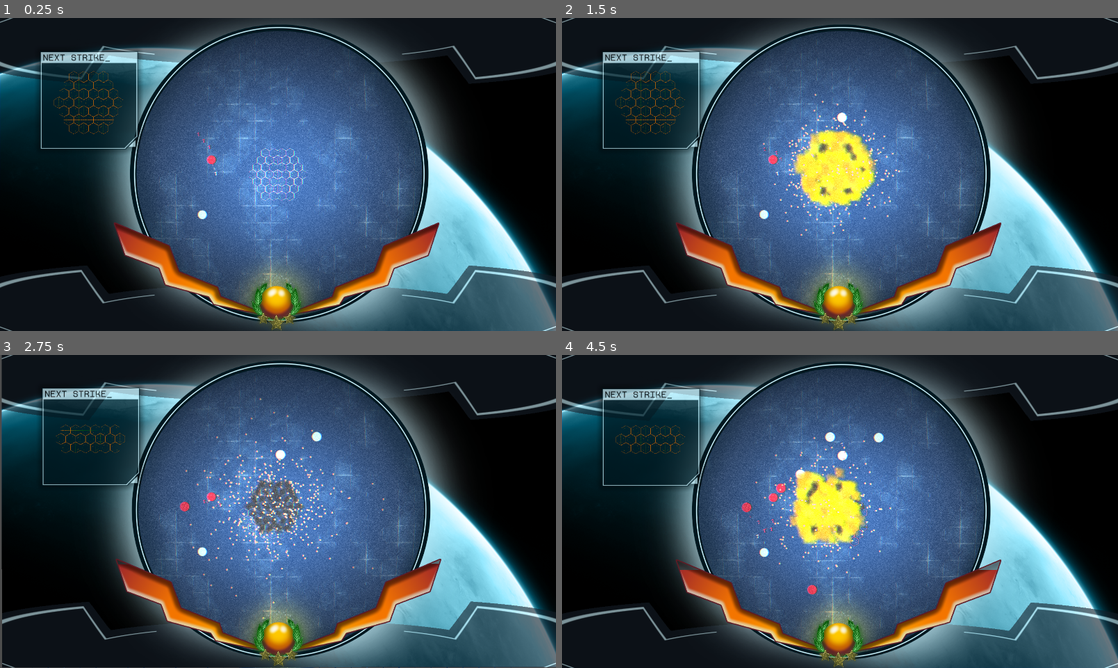
Above: before the commit, frames 1-4 (two rows, left to right).
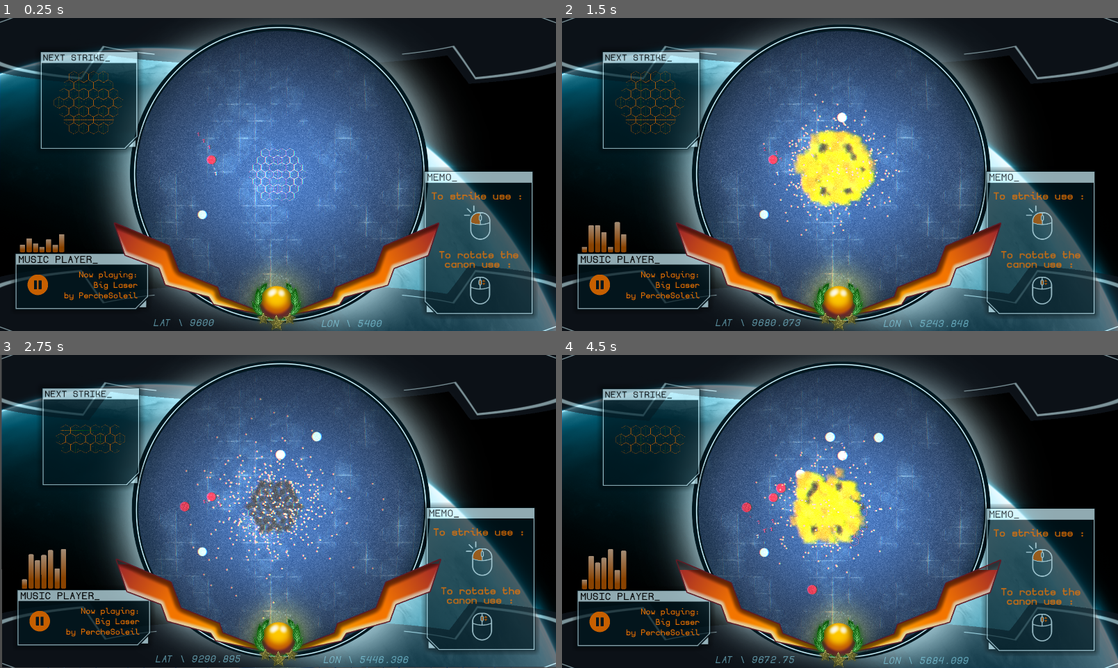
Above: after the commit, the same moments.

Repository: Rheyles/Semi-Surgical-Strike---GMTK2024
Game: Godot game, scene res://Scenes/Test/test.tscn
Two runs of this game, one before a commit and one after it. Both use one fixed random seed, a clock stepped at 60 frames per second and the inputs below.
Inputs (mouse positions are in pixels of both pictures, inside the frame that each line leads up to):
- Up to frame 1 (0.25 s): no input
- Up to frame 2 (1.5 s): click (840, 174) at 0.6 s; move the mouse to (845, 168) at 1.27 s; right-click (845, 168) at 1.35 s
- Up to frame 3 (2.75 s): move the mouse to (266, 514) at 2.02 s; tap Mouse wheel down (Rotate_Down) at 2.1 s
- Up to frame 4 (4.5 s): move the mouse to (817, 520) at 2.77 s; tap Mouse wheel up (Rotate_Up) at 2.85 s; move the mouse to (828, 511) at 3.52 s; click (828, 511) at 3.6 s; move the mouse to (845, 520) at 4.27 s; right-click (845, 520) at 4.35 s

The runs differ from the first frame. In frame 1, 9.7% of the frame differs, in the area x 2-97%, y 47-99%; in frame 2, 10%; in frame 3, 10%; in frame 4, 10%.

Commit message:
Add Music player Anim + Memo

Diff:
--- a/Scenes/Test/test.tscn
+++ b/Scenes/Test/test.tscn
@@ -14,14 +14,23 @@
 [ext_resource type="Texture2D" uid="uid://cusg415dvvmt2" path="res://Ressources/Sprites/light.png" id="5_kciau"]
 [ext_resource type="PackedScene" uid="uid://cm1q2e2ttawy8" path="res://Scenes/Next_pattern_visual/next_pattern_visual.tscn" id="6_6txui"]
 [ext_resource type="Shader" path="res://Scenes/battlefield/distortion.gdshader" id="11_ktirh"]
+[ext_resource type="Script" path="res://Scenes/UI/MainUI.gd" id="11_venl4"]
 [ext_resource type="Texture2D" uid="uid://degatmmhecwwu" path="res://Ressources/Sprites/Battleground/border.png" id="12_41m50"]
 [ext_resource type="Material" uid="uid://cwx8868onn75y" path="res://Scenes/battlefield/border.tres" id="12_48rm8"]
 [ext_resource type="Texture2D" uid="uid://d080xw08m1733" path="res://Ressources/Sprites/Battleground/preview.png" id="14_4w7y5"]
 [ext_resource type="Script" path="res://Scenes/UI/WinJauge.gd" id="17_asl76"]
 [ext_resource type="Texture2D" uid="uid://dx1bubblpaprp" path="res://Ressources/Sprites/Battleground/jauge_body.png" id="17_ifk1d"]
+[ext_resource type="Texture2D" uid="uid://byo108b83wae" path="res://Ressources/Sprites/Battleground/window.png" id="18_5ci8y"]
 [ext_resource type="Texture2D" uid="uid://c41ir3vdkv7er" path="res://Ressources/Sprites/Battleground/jauge_bck.png" id="18_jlxx0"]
 [ext_resource type="Texture2D" uid="uid://buu1cgllhowag" path="res://Ressources/Sprites/Battleground/jauge_fill.png" id="19_8pmpo"]
+[ext_resource type="FontFile" uid="uid://dn3uk4r35blam" path="res://Ressources/Fonts/BorgenBold.ttf" id="19_rggjf"]
+[ext_resource type="Texture2D" uid="uid://bxlada3plcdt3" path="res://Ressources/Sprites/UI/left_click.png" id="20_viy54"]
 [ext_resource type="AudioStream" uid="uid://cjoc0y3c52bgf" path="res://Ressources/Musics/game_jam_3.wav" id="21_l4803"]
+[ext_resource type="Texture2D" uid="uid://ltie3itbc25u" path="res://Ressources/Sprites/UI/molette.png" id="21_ylq0g"]
+[ext_resource type="Texture2D" uid="uid://cyqatjp5xws50" path="res://Ressources/Sprites/UI/190521.png" id="22_mqgrw"]
+[ext_resource type="Script" path="res://Scenes/UI/CanonCoord.gd" id="22_yk8t1"]
+[ext_resource type="FontFile" uid="uid://c8f0ndoan20ok" path="res://Ressources/Fonts/BorgenBoldOblique.ttf" id="23_1qr2o"]
+[ext_resource type="Texture2D" uid="uid://bntk58cqucmdh" path="res://Ressources/Sprites/UI/audio_bar.png" id="23_fiaqb"]
 
 [sub_resource type="NavigationPolygon" id="NavigationPolygon_ylkdq"]
 vertices = PackedVector2Array(282, -438, 489, -225, 512, 59, 426, 303, 176, 500, -176, 498, -447, 312, -533, -27, -439, -293, -244, -461, 15, -511)
@@ -75,6 +84,103 @@
 shader_parameter/scanlines_spacing = 1.0
 shader_parameter/noise_texture = SubResource("NoiseTexture2D_feloi")
 
+[sub_resource type="FontVariation" id="FontVariation_poo3n"]
+base_font = ExtResource("19_rggjf")
+
+[sub_resource type="Animation" id="Animation_gtf36"]
+resource_name = "idle"
+length = 1.8
+loop_mode = 1
+tracks/0/type = "value"
+tracks/0/imported = false
+tracks/0/enabled = true
+tracks/0/path = NodePath("AudioBar1:size")
+tracks/0/interp = 1
+tracks/0/loop_wrap = true
+tracks/0/keys = {
+"times": PackedFloat32Array(0, 0.4, 1),
+"transitions": PackedFloat32Array(1, 1, 1),
+"update": 0,
+"values": [Vector2(18.33, 10), Vector2(18.33, 100), Vector2(18.33, 141)]
+}
+tracks/1/type = "value"
+tracks/1/imported = false
+tracks/1/enabled = true
+tracks/1/path = NodePath("AudioBar2:size")
+tracks/1/interp = 1
+tracks/1/loop_wrap = true
+tracks/1/keys = {
+"times": PackedFloat32Array(0, 1.5, 1.6, 1.7),
+"transitions": PackedFloat32Array(1, 1, 1, 1),
+"update": 0,
+"values": [Vector2(18.33, 10), Vector2(18.33, 105), Vector2(18.33, 141), Vector2(18.33, 105.603)]
+}
+tracks/2/type = "value"
+tracks/2/imported = false
+tracks/2/enabled = true
+tracks/2/path = NodePath("AudioBar3:size")
+tracks/2/interp = 1
+tracks/2/loop_wrap = true
+tracks/2/keys = {
+"times": PackedFloat32Array(0, 0.9, 1.4),
+"transitions": PackedFloat32Array(1, 1, 1),
+"update": 0,
+"values": [Vector2(18.33, 10), Vector2(18.33, 141), Vector2(18.33, 20)]
+}
+tracks/3/type = "value"
+tracks/3/imported = false
+tracks/3/enabled = true
+tracks/3/path = NodePath("AudioBar4:size")
+tracks/3/interp = 1
+tracks/3/loop_wrap = true
+tracks/3/keys = {
+"times": PackedFloat32Array(0, 0.3, 1.1),
+"transitions": PackedFloat32Array(1, 1, 1),
+"update": 0,
+"values": [Vector2(18.33, 10), Vector2(18.33, 20), Vector2(18.33, 141)]
+}
+tracks/4/type = "value"
+tracks/4/imported = false
+tracks/4/enabled = true
+tracks/4/path = NodePath("AudioBar5:size")
+tracks/4/interp = 1
+tracks/4/loop_wrap = true
+tracks/4/keys = {
+"times": PackedFloat32Array(0, 0.7, 1.3),
+"transitions": PackedFloat32Array(1, 1, 1),
+"update": 0,
+"values": [Vector2(18.33, 10), Vector2(18.33, 70), Vector2(18.33, 141)]
+}
+tracks/5/type = "value"
+tracks/5/imported = false
+tracks/5/enabled = true
+tracks/5/path = NodePath("AudioBar6:size")
+tracks/5/interp = 1
+tracks/5/loop_wrap = true
+tracks/5/keys = {
+"times": PackedFloat32Array(0, 0.5, 1.3),
+"transitions": PackedFloat32Array(1, 1, 1),
+"update": 0,
+"values": [Vector2(18.33, 10), Vector2(18.33, 91.357), Vector2(18.33, 141)]
+}
+tracks/6/type = "value"
+tracks/6/imported = false
+tracks/6/enabled = true
+tracks/6/path = NodePath("AudioBar7:size")
+tracks/6/interp = 1
+tracks/6/loop_wrap = true
+tracks/6/keys = {
+"times": PackedFloat32Array(0, 0.3, 0.4, 0.6),
+"transitions": PackedFloat32Array(1, 1, 1, 1),
+"update": 0,
+"values": [Vector2(18.33, 10), Vector2(18.33, 30), Vector2(18.33, 60), Vector2(18.33, 40)]
+}
+
+[sub_resource type="AnimationLibrary" id="AnimationLibrary_wls6v"]
+_data = {
+"idle": SubResource("Animation_gtf36")
+}
+
 [sub_resource type="Animation" id="Animation_lrflb"]
 length = 0.001
 tracks/0/type = "value"
@@ -113,6 +219,12 @@
 "idle": SubResource("Animation_sb3gn")
 }
 
+[sub_resource type="FontVariation" id="FontVariation_7f0nf"]
+base_font = ExtResource("23_1qr2o")
+
+[sub_resource type="FontVariation" id="FontVariation_atf0k"]
+base_font = ExtResource("23_1qr2o")
+
 [node name="Test" type="Node2D"]
 
 [node name="ShakeComponent" parent="." node_paths=PackedStringArray("TARGETS") instance=ExtResource("1_jsxv7")]
@@ -212,6 +324,7 @@
 anchor_bottom = 1.0
 grow_horizontal = 2
 grow_vertical = 2
+script = ExtResource("11_venl4")
 
 [node name="MapDistortion" type="ColorRect" parent="UI/Control"]
 material = SubResource("ShaderMaterial_6dn6t")
@@ -277,6 +390,227 @@
 offset_bottom = 292.0
 scale = Vector2(0.18, 0.18)
 
+[node name="Memo" type="NinePatchRect" parent="UI/Control"]
+modulate = Color(1, 1, 1, 0.694118)
+layout_mode = 2
+offset_left = 1448.0
+offset_top = 513.0
+offset_right = 1857.0
+offset_bottom = 1039.0
+texture = ExtResource("18_5ci8y")
+region_rect = Rect2(5, 5, 370, 369)
+patch_margin_left = 78
+patch_margin_top = 95
+patch_margin_right = 88
+patch_margin_bottom = 80
+axis_stretch_horizontal = 2
+
+[node name="Title" type="Label" parent="UI/Control/Memo"]
+layout_mode = 1
+offset_left = 26.0
+offset_top = 16.0
+offset_right = 205.0
+offset_bottom = 57.0
+theme_override_colors/font_color = Color(0, 0, 0, 1)
+theme_override_fonts/font = SubResource("FontVariation_poo3n")
+theme_override_font_sizes/font_size = 40
+text = "MEMO_"
+
+[node name="Command1" type="Label" parent="UI/Control/Memo"]
+layout_mode = 1
+offset_left = 26.0
+offset_top = 81.0
+offset_right = 376.0
+offset_bottom = 122.0
+theme_override_colors/font_color = Color(0.960784, 0.462745, 0, 1)
+theme_override_colors/font_outline_color = Color(0.960784, 0.462745, 0, 1)
+theme_override_constants/outline_size = 2
+theme_override_fonts/font = SubResource("FontVariation_poo3n")
+theme_override_font_sizes/font_size = 40
+text = "To strike use :"
+horizontal_alignment = 1
+
+[node name="TextureRect" type="TextureRect" parent="UI/Control/Memo"]
+layout_mode = 0
+offset_left = 150.0
+offset_top = 133.0
+offset_right = 268.0
+offset_bottom = 253.0
+texture = ExtResource("20_viy54")
+expand_mode = 1
+
+[node name="Command2" type="Label" parent="UI/Control/Memo"]
+layout_mode = 1
+offset_left = 26.0
+offset_top = 278.0
+offset_right = 384.0
+offset_bottom = 363.0
+theme_override_colors/font_color = Color(0.960784, 0.462745, 0, 1)
+theme_override_colors/font_outline_color = Color(0.960784, 0.462745, 0, 1)
+theme_override_constants/outline_size = 2
+theme_override_constants/line_spacing = -9
+theme_override_fonts/font = SubResource("FontVariation_poo3n")
+theme_override_font_sizes/font_size = 40
+text = "To rotate the canon use :"
+horizontal_alignment = 1
+vertical_alignment = 1
+autowrap_mode = 2
+
+[node name="TextureRect2" type="TextureRect" parent="UI/Control/Memo"]
+layout_mode = 0
+offset_left = 171.0
+offset_top = 379.0
+offset_right = 249.0
+offset_bottom = 476.0
+texture = ExtResource("21_ylq0g")
+expand_mode = 1
+
+[node name="Music Player" type="Control" parent="UI/Control"]
+layout_mode = 1
+anchors_preset = 15
+anchor_right = 1.0
+anchor_bottom = 1.0
+offset_left = 38.0
+offset_top = 71.0
+offset_right = 38.0
+offset_bottom = 71.0
+grow_horizontal = 2
+grow_vertical = 2
+
+[node name="MusicPlayer" type="NinePatchRect" parent="UI/Control/Music Player"]
+modulate = Color(1, 1, 1, 0.694118)
+layout_mode = 2
+offset_left = 492.0
+offset_top = 725.0
+offset_right = 986.0
+offset_bottom = 951.0
+scale = Vector2(-1, 1)
+texture = ExtResource("18_5ci8y")
+region_rect = Rect2(5, 5, 370, 369)
+patch_margin_left = 78
+patch_margin_top = 95
+patch_margin_right = 88
+patch_margin_bottom = 80
+axis_stretch_horizontal = 2
+
+[node name="Title" type="Label" parent="UI/Control/Music Player"]
+layout_mode = 1
+offset_left = 25.0
+offset_top = 742.0
+offset_right = 298.0
+offset_bottom = 783.0
+theme_override_colors/font_color = Color(0, 0, 0, 1)
+theme_override_fonts/font = SubResource("FontVariation_poo3n")
+theme_override_font_sizes/font_size = 40
+text = "MUSIC PLAYER_"
+
+[node name="Legend" type="Label" parent="UI/Control/Music Player"]
+offset_left = 84.0
+offset_top = 798.0
+offset_right = 438.0
+offset_bottom = 913.0
+theme_override_colors/font_color = Color(0.960784, 0.462745, 0, 1)
+theme_override_colors/font_outline_color = Color(0.960784, 0.462745, 0, 1)
+theme_override_fonts/font = SubResource("FontVariation_poo3n")
+theme_override_font_sizes/font_size = 32
+text = "Now playing:
+Big Laser
+by PercheSoleil"
+horizontal_alignment = 2
+
+[node name="TextureRect" type="TextureRect" parent="UI/Control/Music Player"]
+layout_mode = 0
+offset_left = 57.0
+offset_top = 814.0
+offset_right = 128.0
+offset_bottom = 885.0
+texture = ExtResource("22_mqgrw")
+expand_mode = 1
+
+[node name="AudioBars" type="Control" parent="UI/Control/Music Player"]
+modulate = Color(1, 1, 1, 0.694118)
+layout_mode = 1
+anchors_preset = 15
+anchor_right = 1.0
+anchor_bottom = 1.0
+offset_left = 184.0
+offset_top = 737.0
+offset_right = -1573.0
+offset_bottom = -202.0
+grow_horizontal = 2
+grow_vertical = 2
+scale = Vector2(-1, -1)
+
+[node name="AudioBar1" type="TextureRect" parent="UI/Control/Music Player/AudioBars"]
+layout_mode = 2
+offset_left = -0.165
+offset_right = 18.165
+offset_bottom = 114.009
+grow_horizontal = 2
+grow_vertical = 0
+pivot_offset = Vector2(9.165, 141)
+texture = ExtResource("23_fiaqb")
+expand_mode = 3
+
+[node name="AudioBar2" type="TextureRect" parent="UI/Control/Music Player/AudioBars"]
+layout_mode = 2
+offset_left = 22.0
+offset_right = 40.33
+offset_bottom = 48.3177
+pivot_offset = Vector2(9.165, 141)
+texture = ExtResource("23_fiaqb")
+expand_mode = 3
+
+[node name="AudioBar3" type="TextureRect" parent="UI/Control/Music Player/AudioBars"]
+layout_mode = 2
+offset_left = 45.0
+offset_right = 63.33
+offset_bottom = 98.0635
+pivot_offset = Vector2(9.165, 141)
+texture = ExtResource("23_fiaqb")
+expand_mode = 3
+
+[node name="AudioBar4" type="TextureRect" parent="UI/Control/Music Player/AudioBars"]
+layout_mode = 2
+offset_left = 68.0
+offset_right = 86.33
+offset_bottom = 66.1337
+pivot_offset = Vector2(9.165, 141)
+texture = ExtResource("23_fiaqb")
+expand_mode = 3
+
+[node name="AudioBar5" type="TextureRect" parent="UI/Control/Music Player/AudioBars"]
+layout_mode = 2
+offset_left = 90.0
+offset_right = 108.33
+offset_bottom = 61.8585
+pivot_offset = Vector2(9.165, 141)
+texture = ExtResource("23_fiaqb")
+expand_mode = 3
+
+[node name="AudioBar6" type="TextureRect" parent="UI/Control/Music Player/AudioBars"]
+layout_mode = 2
+offset_left = 112.0
+offset_right = 130.33
+offset_bottom = 97.8736
+pivot_offset = Vector2(9.165, 141)
+texture = ExtResource("23_fiaqb")
+expand_mode = 3
+
+[node name="AudioBar7" type="TextureRect" parent="UI/Control/Music Player/AudioBars"]
+layout_mode = 2
+offset_left = 135.0
+offset_right = 153.33
+offset_bottom = 39.8746
+pivot_offset = Vector2(9.165, 141)
+texture = ExtResource("23_fiaqb")
+expand_mode = 3
+
+[node name="AnimationPlayer" type="AnimationPlayer" parent="UI/Control/Music Player/AudioBars"]
+libraries = {
+"": SubResource("AnimationLibrary_wls6v")
+}
+
 [node name="WinJauge" type="Control" parent="UI/Control"]
 layout_mode = 1
 anchors_preset = 15
@@ -289,6 +623,7 @@
 grow_horizontal = 2
 grow_vertical = 2
 script = ExtResource("17_asl76")
+metadata/_edit_lock_ = true
 
 [node name="JaugeBck" type="TextureRect" parent="UI/Control/WinJauge"]
 modulate = Color(1, 1, 1, 0.545098)
@@ -297,6 +632,7 @@
 offset_right = 1920.0
 offset_bottom = 1095.0
 texture = ExtResource("18_jlxx0")
+metadata/_edit_lock_ = true
 
 [node name="JaugeMask" type="ColorRect" parent="UI/Control/WinJauge"]
 clip_children = 1
@@ -329,6 +665,7 @@
 texture = ExtResource("19_8pmpo")
 expand_mode = 1
 stretch_mode = 5
+metadata/_edit_lock_ = true
 
 [node name="JaugeBody" type="TextureRect" parent="UI/Control/WinJauge"]
 layout_mode = 0
@@ -336,6 +673,7 @@
 offset_right = 1920.0
 offset_bottom = 1095.0
 texture = ExtResource("17_ifk1d")
+metadata/_edit_lock_ = true
 
 [node name="PointLight2D" type="PointLight2D" parent="UI/Control/WinJauge"]
 position = Vector2(950, 975)
@@ -349,6 +687,58 @@
 "": SubResource("AnimationLibrary_18rxl")
 }
 
+[node name="CanonCoord" type="Control" parent="UI/Control" node_paths=PackedStringArray("canon")]
+modulate = Color(1, 1, 1, 0.556863)
+layout_mode = 1
+anchors_preset = 7
+anchor_left = 0.5
+anchor_top = 1.0
+anchor_right = 0.5
+anchor_bottom = 1.0
+offset_left = -449.0
+offset_top = -189.0
+offset_right = 515.0
+grow_horizontal = 2
+grow_vertical = 0
+script = ExtResource("22_yk8t1")
+canon = NodePath("../../../Map/Canon")
+
+[node name="Lat" type="Label" parent="UI/Control/CanonCoord"]
+layout_mode = 1
+anchors_preset = 7
+anchor_left = 0.5
+anchor_top = 1.0
+anchor_right = 0.5
+anchor_bottom = 1.0
+offset_left = -465.0
+offset_top = -56.0
+offset_right = -110.0
+grow_horizontal = 2
+grow_vertical = 0
+theme_override_colors/font_color = Color(0.572549, 0.913725, 1, 1)
+theme_override_fonts/font = SubResource("FontVariation_7f0nf")
+theme_override_font_sizes/font_size = 40
+text = "LAT - 250"
+vertical_alignment = 1
+
+[node name="Lon" type="Label" parent="UI/Control/CanonCoord"]
+layout_mode = 1
+anchors_preset = 7
+anchor_left = 0.5
+anchor_top = 1.0
+anchor_right = 0.5
+anchor_bottom = 1.0
+offset_left = 115.0
+offset_top = -51.0
+offset_right = 539.0
+grow_horizontal = 2
+grow_vertical = 0
+theme_override_colors/font_color = Color(0.572549, 0.913725, 1, 1)
+theme_override_fonts/font = SubResource("FontVariation_atf0k")
+theme_override_font_sizes/font_size = 40
+text = "LON - 300"
+vertical_alignment = 1
+
 [node name="MusicPlayer" type="AudioStreamPlayer" parent="."]
 stream = ExtResource("21_l4803")
 autoplay = true
--- /dev/null
+++ b/Scenes/UI/CanonCoord.gd
@@ -0,0 +1,11 @@
+extends Control
+
+@export var canon : Node
+
+@onready var lat = $Lat
+@onready var lon = $Lon
+
+# Called every frame. 'delta' is the elapsed time since the previous frame.
+func _process(_delta):
+	lat.text = "LAT \\ " + str(snapped(canon.global_position.x*1000,0.1)/100)
+	lon.text = "LON \\ " + str(snapped(canon.global_position.y*1000,0.1)/100)
--- /dev/null
+++ b/Scenes/UI/MainUI.gd
@@ -0,0 +1,7 @@
+extends Control
+
+
+# Called when the node enters the scene tree for the first time.
+func _ready():
+	$"Music Player/AudioBars/AnimationPlayer".play("idle")
+	$WinJauge/AnimationPlayer.play("idle")
Binary file added: Ressources/Sprites/Battleground/window.png
Not shown, added: Ressources/Sprites/Battleground/window.png.import
Binary file added: Ressources/Sprites/UI/190521.png
Not shown, added: Ressources/Sprites/UI/190521.png.import
Binary file added: Ressources/Sprites/UI/360_F_536208603_xGQfEUxB6xS4ll4XQycBq8qpqMC049iC.jpg
Not shown, added: Ressources/Sprites/UI/360_F_536208603_xGQfEUxB6xS4ll4XQycBq8qpqMC049iC.jpg.import
Binary file added: Ressources/Sprites/UI/audio_bar.png
Not shown, added: Ressources/Sprites/UI/audio_bar.png.import
Binary file added: Ressources/Sprites/UI/left_click.png
Not shown, added: Ressources/Sprites/UI/left_click.png.import
Binary file added: Ressources/Sprites/UI/molette.png
Not shown, added: Ressources/Sprites/UI/molette.png.import
(and 11 more such lines)
